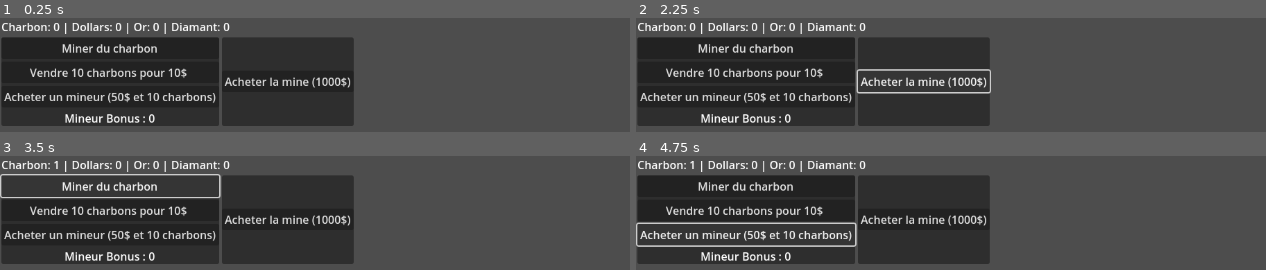
Above: before the commit, frames 1-4 (two rows, left to right).
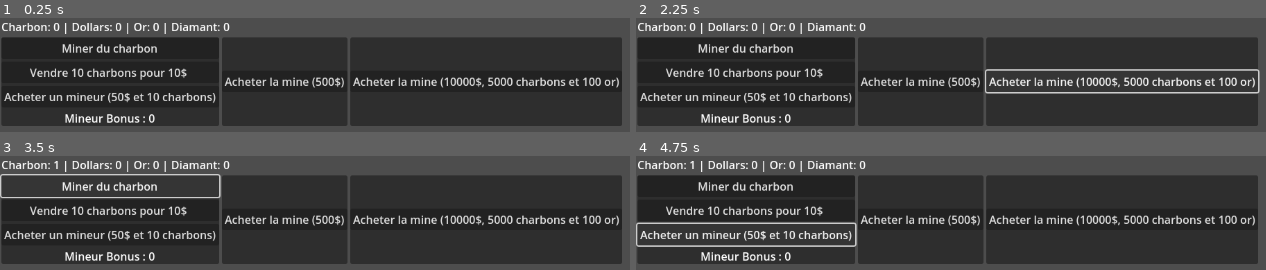
Above: after the commit, the same moments.

Repository: DamienJegou12/idleminer
Game: Godot game, scene res://Scene/main.tscn
Same seed, same stepped clock (60 frames per second), same inputs: the game is played once before the commit and once after it.
Inputs (mouse positions are in pixels of both pictures, inside the frame that each line leads up to):
- Up to frame 1 (0.25 s): no input
- Up to frame 2 (2.25 s): click (925, 81) at 0.5 s, where only the run before the commit has a clickable "Acheter la mine (1000$)"; click "Acheter la mine (1000$)" (after the commit: "Acheter la mine (500$)") at 1.25 s; click "Acheter la mine (1000$)" (after the commit: "Acheter la mine (10000$, 5000…") at 2 s
- Up to frame 3 (3.5 s): click "Miner du charbon" at 2.75 s
- Up to frame 4 (4.75 s): click "Vendre 10 charbons pour 10$" at 3.5 s; click "Acheter un mineur (50$ et 10 …" at 4.25 s

The runs differ from the first frame. In frame 1, 33% of the frame differs, in the area x 50-99%, y 17-95%; in frame 2, 28%; in frame 3, 33%; in frame 4, 33%.

Commit message:
feat: enhance diamond and mine purchasing functionality in UI and game state

Diff:
--- a/idlz/Scene/panel_diamant.gd
+++ b/idlz/Scene/panel_diamant.gd
@@ -1,5 +1,9 @@
 extends PanelContainer
 
+
+func _ready():
+	$VBoxContainerAcheter/ButtonAcheterMine.text = "Acheter la mine (" + str(GameState.COUT_MINE_DIAMANT_DOLLARS) + "$, "+ str(GameState.COUT_MINE_DIAMANT_CHARBON) +" charbons et "+str(GameState.COUT_MINE_DIAMANT_OR)+" or)"
+	$"VBoxContainerAcheté/ButtonAcheterMineurDiamant".text = "Acheter un mineur ("+ str(GameState.COUT_MINEUR_DIAMANT_DOLLARS) +"$ et " + str(GameState.COUT_MINEUR_DIAMANT_RESSOURCE) + "diamants)"
 
 func _on_button_miner_diamant_pressed():
 	print("Diamant miné")
@@ -30,3 +34,17 @@
 		print("Nouveau mineur de charbon embauché ! Niveau : ", GameState.niveau_mineur_diamant)
 	else:
 		print("Pas assez de ressources pour embaucher un mineur de charbon.")
+
+
+func _on_button_acheter_mine_pressed() -> void:
+	print("Achat de la mine")
+	if GameState.dollars >= GameState.COUT_MINE_DIAMANT_DOLLARS and \
+	   GameState.coal >= GameState.COUT_MINE_DIAMANT_CHARBON and \
+	   GameState.gold >= GameState.COUT_MINE_DIAMANT_OR:
+		GameState.dollars -= GameState.COUT_MINE_DIAMANT_DOLLARS
+		GameState.coal -= GameState.COUT_MINE_DIAMANT_CHARBON
+		GameState.gold -= GameState.COUT_MINE_DIAMANT_OR
+		$VBoxContainerAcheter/ButtonAcheterMine.disabled = true
+		$VBoxContainerAcheter.visible = false
+
+		$"VBoxContainerAcheté".visible = true
--- a/idlz/Scene/panel_diamant.tscn
+++ b/idlz/Scene/panel_diamant.tscn
@@ -15,25 +15,35 @@
 size_flags_vertical = 3
 script = ExtResource("1_r844y")
 
-[node name="VBoxContainer" type="VBoxContainer" parent="."]
+[node name="VBoxContainerAcheté" type="VBoxContainer" parent="."]
+visible = false
 layout_mode = 2
 
-[node name="ButtonMinerDiamant" type="Button" parent="VBoxContainer"]
+[node name="ButtonMinerDiamant" type="Button" parent="VBoxContainerAcheté"]
 layout_mode = 2
 text = "Miner du diamant"
 
-[node name="ButtonVendreDiamant" type="Button" parent="VBoxContainer"]
+[node name="ButtonVendreDiamant" type="Button" parent="VBoxContainerAcheté"]
 layout_mode = 2
 text = "Vendre 10 d'e diamants pour 30$ "
 
-[node name="ButtonAcheterMineurDiamant" type="Button" parent="VBoxContainer"]
+[node name="ButtonAcheterMineurDiamant" type="Button" parent="VBoxContainerAcheté"]
 layout_mode = 2
 text = "Acheter un mineur (1000$ et 100 diamant)"
 
-[node name="HBoxContainerMineur" parent="VBoxContainer" instance=ExtResource("2_vug1h")]
+[node name="HBoxContainerMineur" parent="VBoxContainerAcheté" instance=ExtResource("2_vug1h")]
 layout_mode = 2
 size_flags_horizontal = 4
 
-[connection signal="pressed" from="VBoxContainer/ButtonMinerDiamant" to="." method="_on_button_miner_diamant_pressed"]
-[connection signal="pressed" from="VBoxContainer/ButtonVendreDiamant" to="." method="_on_button_vendre_diamant_pressed"]
-[connection signal="pressed" from="VBoxContainer/ButtonAcheterMineurDiamant" to="." method="_on_button_acheter_mineur_diamant_pressed"]
+[node name="VBoxContainerAcheter" type="VBoxContainer" parent="."]
+layout_mode = 2
+size_flags_vertical = 4
+
+[node name="ButtonAcheterMine" type="Button" parent="VBoxContainerAcheter"]
+layout_mode = 2
+text = "Acheter la mine (2000$)"
+
+[connection signal="pressed" from="VBoxContainerAcheté/ButtonMinerDiamant" to="." method="_on_button_miner_diamant_pressed"]
+[connection signal="pressed" from="VBoxContainerAcheté/ButtonVendreDiamant" to="." method="_on_button_vendre_diamant_pressed"]
+[connection signal="pressed" from="VBoxContainerAcheté/ButtonAcheterMineurDiamant" to="." method="_on_button_acheter_mineur_diamant_pressed"]
+[connection signal="pressed" from="VBoxContainerAcheter/ButtonAcheterMine" to="." method="_on_button_acheter_mine_pressed"]
--- a/idlz/Scripts/GameState.gd
+++ b/idlz/Scripts/GameState.gd
@@ -20,6 +20,9 @@
 const COUT_MINEUR_OR_DOLLARS: int = 500
 const COUT_MINEUR_OR_RESSOURCE: int = 100
 
+const COUT_MINEUR_DIAMANT_DOLLARS: int = 1000
+const COUT_MINEUR_DIAMANT_RESSOURCE: int = 200
+
 
 const COUT_MINE_OR_DOLLARS: int = 500
 
--- a/idlz/Scripts/main.gd
+++ b/idlz/Scripts/main.gd
@@ -7,7 +7,7 @@
 func _ready():
 	# Cacher les sections non débloquées au démarrage
 	$VBoxContainer/HBoxContainer/PanelOr.visible = true
-	$VBoxContainer/HBoxContainer/PanelDiamant.visible = false
+	$VBoxContainer/HBoxContainer/PanelDiamant.visible = true
 
 	# Mettre à jour l'affichage une première fois
 	update_ui()
@@ -20,6 +20,10 @@
 
 	# Ajoutez ici la production d'or et de diamant de la même manière
 	var production_or = GameState.niveau_mineur_or * 0.5
+	GameState.gold += production_or * delta
+
+	# Ajoutez ici la production d'or et de diamant de la même manière
+	var production_diamant = GameState.niveau_mineur_or * 0.5
 	GameState.gold += production_or * delta
 
 	# Mettre à jour l'affichage
--- a/idlz/Scripts/panel_or.gd
+++ b/idlz/Scripts/panel_or.gd
@@ -1,5 +1,10 @@
 extends PanelContainer
 
+
+
+func _ready():
+	$VBoxContainerAcheter/ButtonAcheterMine.text = "Acheter la mine (" + str(GameState.COUT_MINE_OR_DOLLARS) + "$)"
+	$"VBoxContainerAcheté/ButtonAcheterMineurOr".text = "Acheter un mineur ("+ str(GameState.COUT_MINEUR_OR_DOLLARS) +"$ et " + str(GameState.COUT_MINEUR_OR_RESSOURCE) + "or)"
 
 func _on_button_miner_or_pressed():
 	# print("Or miné")
@@ -37,10 +42,9 @@
 
 
 func _on_button_acheter_mine_pressed() -> void:
-	pass # Replace with function body.
 	print("Achat de la mine")
-	if GameState.dollars >= 10:
-		GameState.dollars -= 10
+	if GameState.dollars >= GameState.COUT_MINE_OR_DOLLARS:
+		GameState.dollars -= GameState.COUT_MINE_OR_DOLLARS
 		$VBoxContainerAcheter/ButtonAcheterMine.disabled = true
 		$VBoxContainerAcheter.visible = false
 
Not shown, changed: .github/workflows/deploy_web.yml
Not shown, changed: .gitignore
